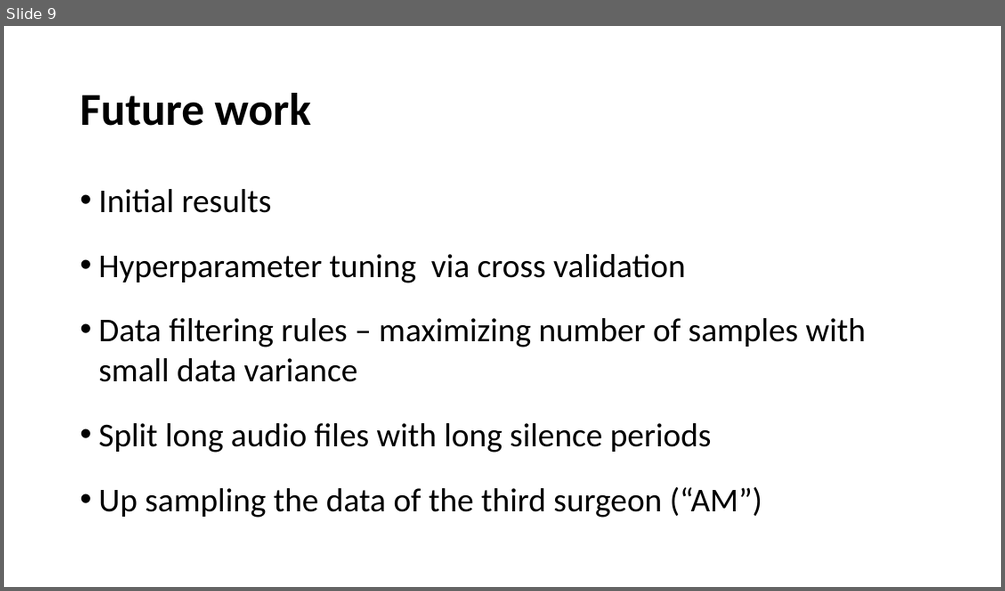
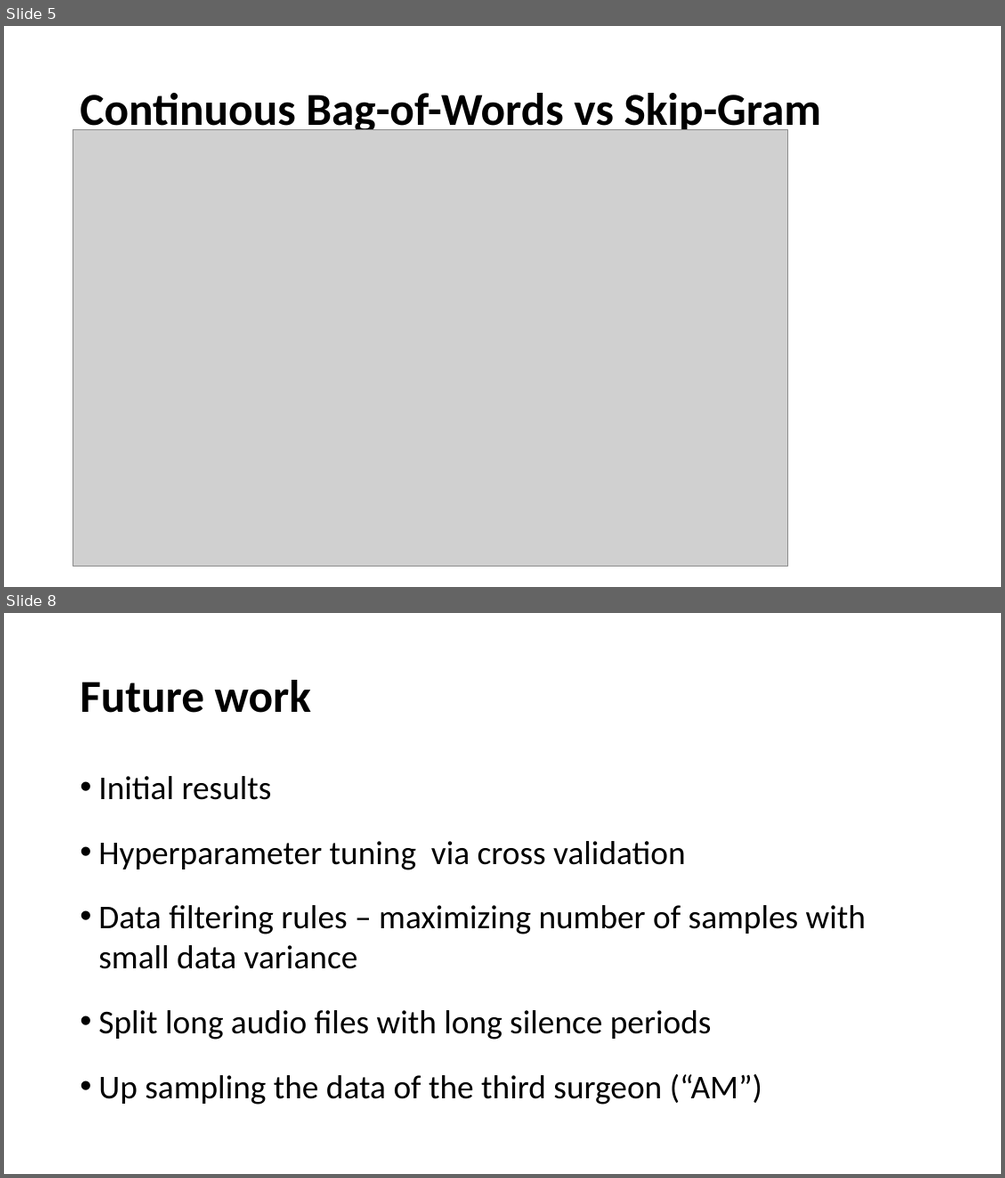
Before and after one commit to chensh3/word2vec_vs_glove, a slide deck: mid_term.pptx. Shown one above the other, each under a label of ours: slide 9 before the commit, slides 5 and 8 after it; the slides between them are not shown. The pictures are 1005x591 and 1005x1178 pixels, drawn with LibreOffice and Linux fonts; fonts in the diff are those of the drawing; grey boxes stand for pictures; background and template pictures are left out. Boxes give left, top, right and bottom in pixels: in the first picture for what was removed or moved away, otherwise in the second. Text is boxed around its words. In the diff, an @@ line names an element or a change of style, - is before the commit and + after.

```diff
--- a/mid_term.pptx
+++ b/mid_term.pptx
@@ slide 5 added at (4,26,1001,587), background #FFFFFF @@
@@ title added at (80,93,822,135), 44 pt, text #000000, bold @@
+Continuous Bag-of-Words vs Skip-Gram
@@ picture added at (73,130,788,566) @@
@@ what was slide 9 is now slide 8 @@
```
Also in this commit, not shown: 4 slides changed, 3 other slides added, 5 slides removed, 1 other file.
